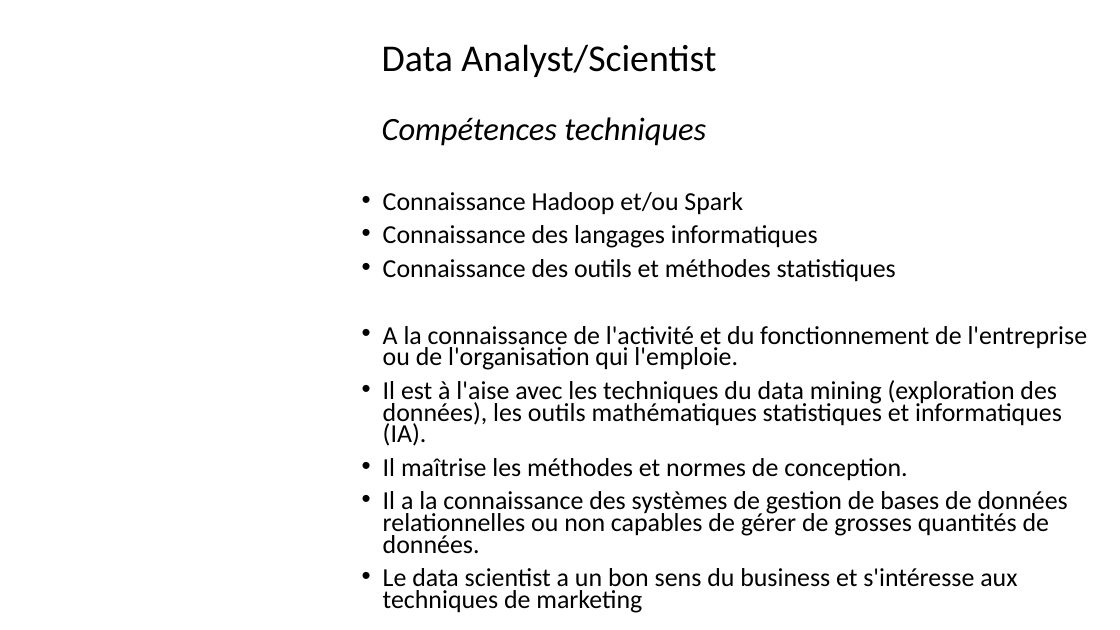
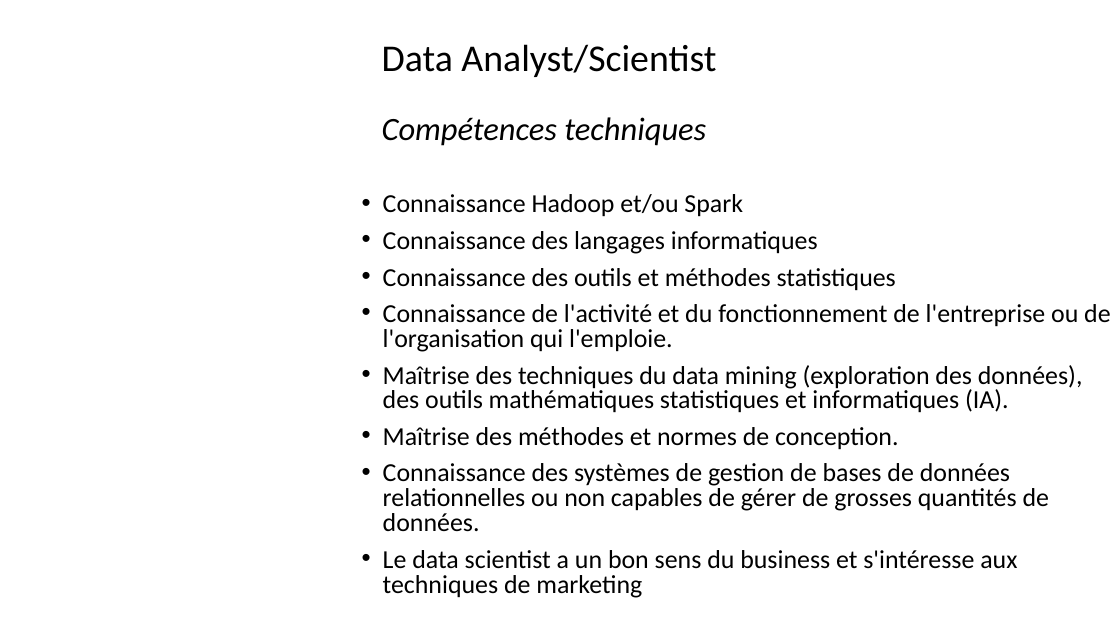
Before and after one commit to Solifred38/cv, a slide deck: slide 23 of Profils_jobs_it.pptx. Drawn at 1120x630 pixels with LibreOffice and Linux fonts; fonts in the diff are those of the drawing; background and template pictures are left out. Boxes give left, top, right and bottom in pixels: in the first picture for what was removed or moved away, otherwise in the second. Text is boxed around its words. In the diff, an @@ line names an element or a change of style, - is before the commit and + after.

```diff
--- a/Profils_jobs_it.pptx
+++ b/Profils_jobs_it.pptx
@@ text at (383,194,1017,598): line spacing 0.7 to 0.8 @@
@@ text at (383,304,1110,532): text changed @@
-• A la connaissance de l'activité et du fonctionnement de l'entreprise ou de l'organisation qui l'emploie.
-• Il est à l'aise avec les techniques du data mining (exploration des données), les outils mathématiques statistiques et informatiques (IA).
-• Il maîtrise les méthodes et normes de conception.
-• Il a la connaissance des systèmes de gestion de bases de données relationnelles ou non capables de gérer de grosses quantités de données.
+• Connaissance de l'activité et du fonctionnement de l'entreprise ou de l'organisation qui l'emploie.
+• Maîtrise des techniques du data mining (exploration des données), des outils mathématiques statistiques et informatiques (IA).
+• Maîtrise des méthodes et normes de conception.
+• Connaissance des systèmes de gestion de bases de données relationnelles ou non capables de gérer de grosses quantités de données.
```
Also in this commit, not shown: 29 other slides changed, 2 slides added.
